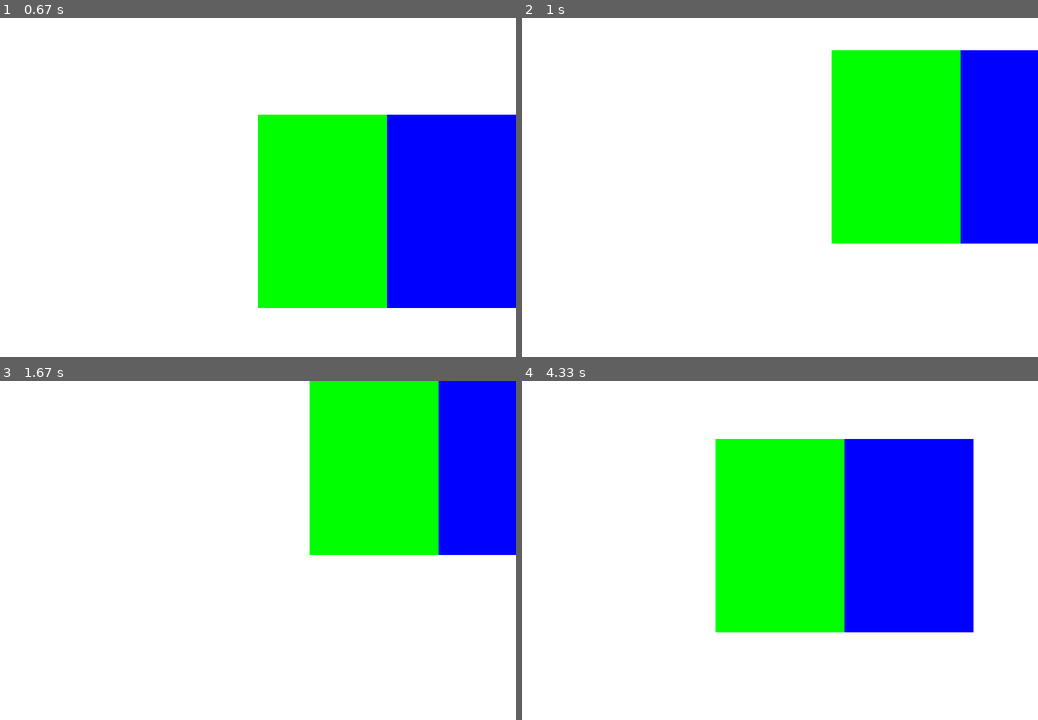
Above: before the commit, frames 1-4 (two rows, left to right).
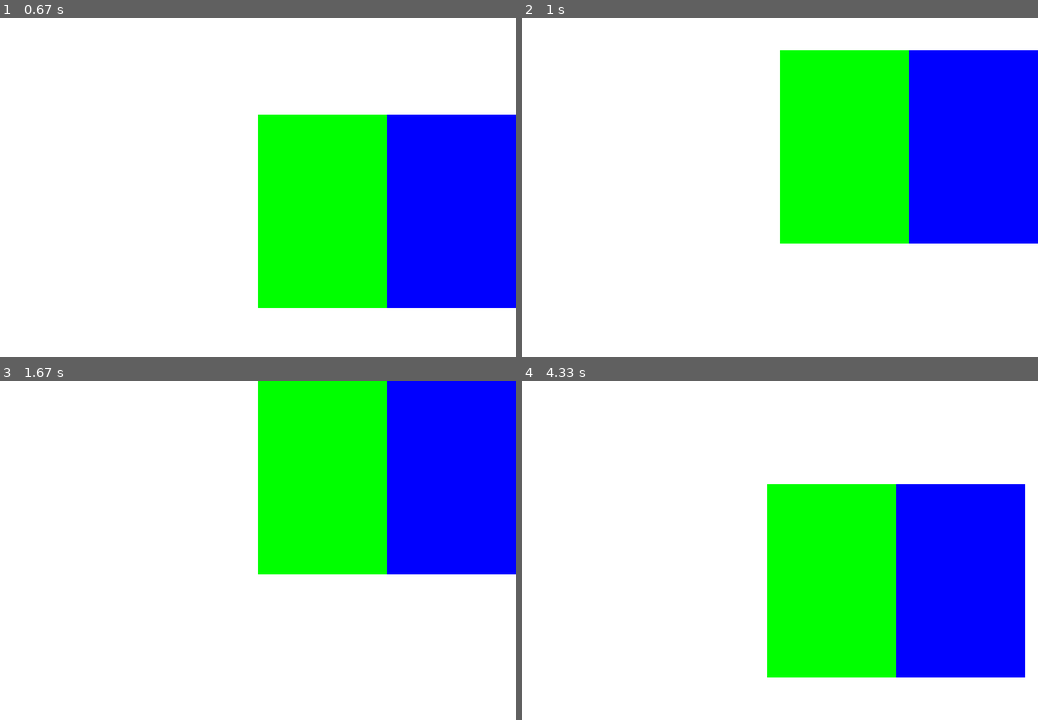
Above: after the commit, the same moments.

Repository: WCI-Computer-Science/pygame
Game: pygame game, started from main.py
Same seed, same stepped clock (60 frames per second), same inputs: the game is played once before the commit and once after it.
Inputs:
- Up to frame 1 (0.67 s): hold D from 0.33 s (still down)
- Up to frame 2 (1 s): release D at 0.8 s; hold W from 0.83 s (still down)
- Up to frame 3 (1.67 s): release W at 1.13 s
- Up to frame 4 (4.33 s): hold A 1.67-2.2 s; hold S 2.23-2.53 s; hold A 2.57-2.97 s; hold W 3-3.37 s; hold D 3.4-4.03 s; hold S from 4.07 s (still down)

Frame 1 is identical in both runs. In frame 2, 11% of the frame differs, in the area x 50-85%, y 9-67%; in frame 3, 13%; in frame 4, 26%, in the area x 37-98%, y 17-88%.

Commit message:
Add collision checks

Diff:
--- a/main.py
+++ b/main.py
@@ -10,12 +10,13 @@
 screen = pygame.display.set_mode((WIDTH, HEIGHT))
 
 class Rectangles():
-    def __init__(self, rect1startpos, rect2startpos, rect1size, rect2size, rect1colour, rect2colour, speed):
+    def __init__(self, rect1startpos, rect2startpos, rect1size, rect2size, rect1colour, rect2colour, speed, windowwidth, windowheight):
         self.rect1 = pygame.Rect(rect1startpos, rect1size)
         self.rect2 = pygame.Rect(rect2startpos, rect2size)
         self.rect1colour = rect1colour
         self.rect2colour = rect2colour
         self.speed = speed
+        self.windowrect = pygame.Rect((0, 0), (windowwidth, windowheight))
 
     def update(self):
         keys = pygame.key.get_pressed()
@@ -31,6 +32,19 @@
         if keys[K_d]:
             self.rect1 = self.rect1.move(self.speed, 0)
             self.rect2 = self.rect2.move(self.speed, 0)
+        if self.rect1.x < self.windowrect.x:
+            self.rect1.x = self.windowrect.x
+            self.rect2.x = self.windowrect.x + self.rect1.w
+        if self.rect1.y < self.windowrect.y:
+            self.rect1.y = self.windowrect.y
+            self.rect2.y = self.windowrect.y
+        if self.rect2.right > self.windowrect.right:
+            self.rect1.x = self.windowrect.right-self.rect2.w-self.rect1.w
+            self.rect2.x = self.windowrect.right-self.rect2.w
+        if self.rect2.bottom > self.windowrect.bottom:
+            self.rect1.y = self.windowrect.bottom-self.rect1.height
+            self.rect2.y = self.windowrect.bottom-self.rect2.height
+
 
     def draw(self, screen):
         pygame.draw.rect(screen, self.rect1colour, self.rect1)
@@ -38,7 +52,7 @@
 
 
 
-rects = Rectangles((200, 150), (400, 150), (200, 300), (200, 300), (0, 255, 0), (0, 0, 255), 20)
+rects = Rectangles((200, 150), (400, 150), (200, 300), (200, 300), (0, 255, 0), (0, 0, 255), 20, WIDTH, HEIGHT)
 
 clock = pygame.time.Clock()
 
